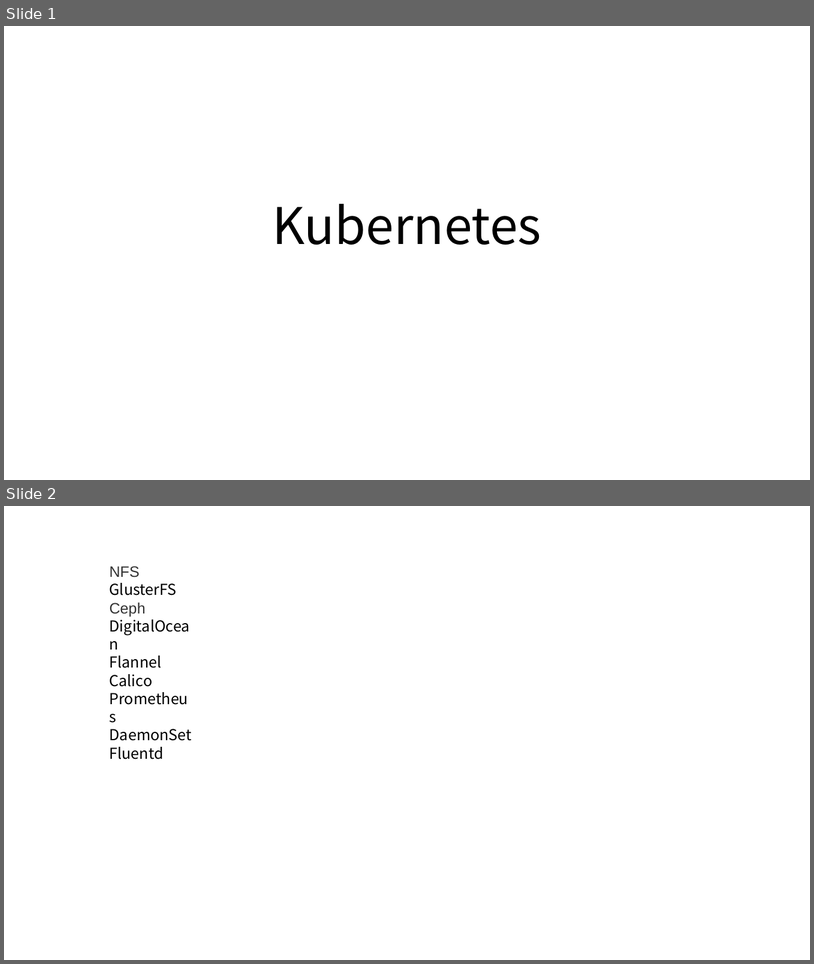
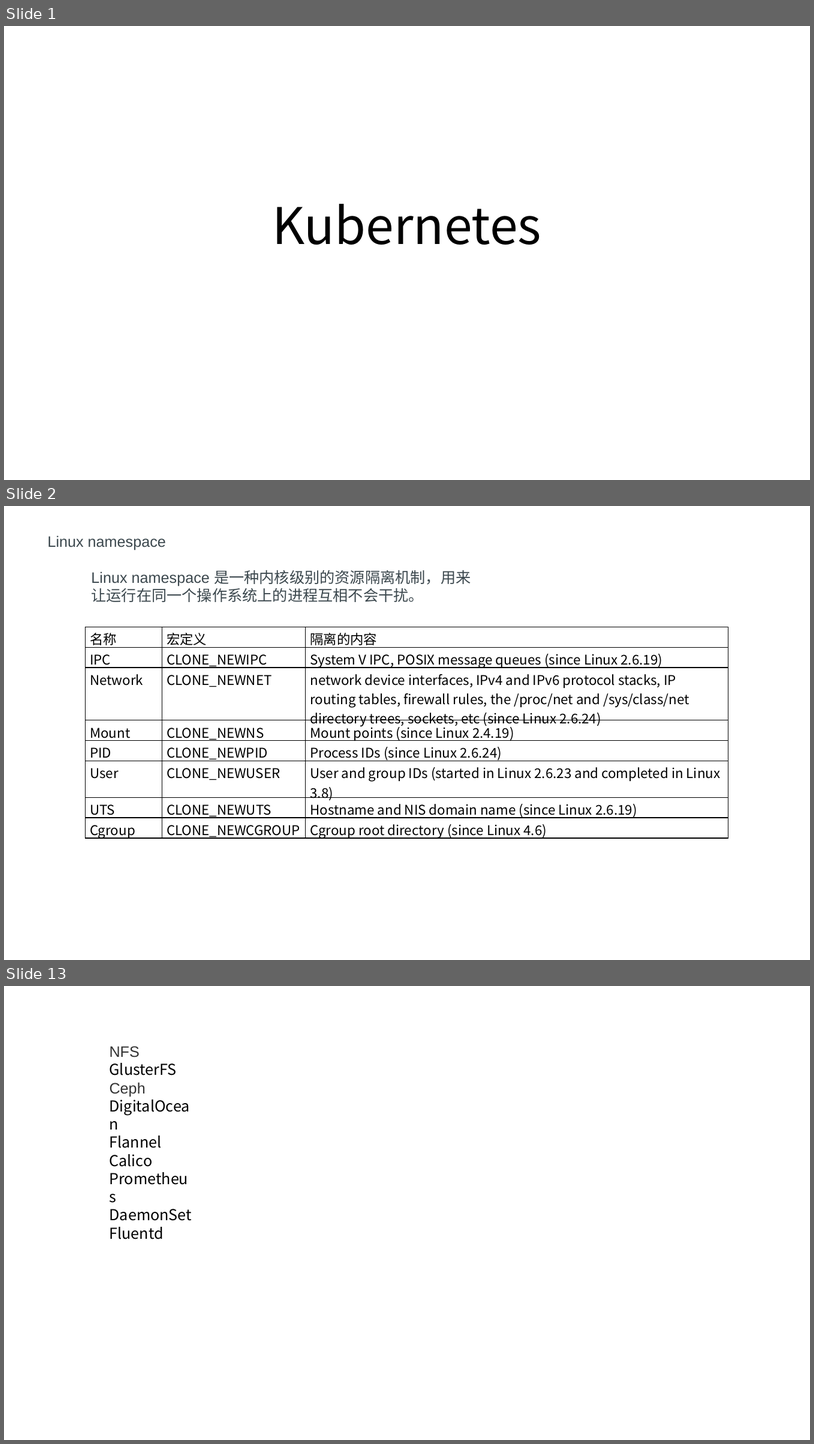
Before and after one commit to axzxs2001/Asp.NetCoreExperiment, a slide deck: Asp.NetCoreExperiment/kubernetes/kubernetes.pptx. Shown one above the other, each under a label of ours: slides 1 and 2 before the commit, slides 1, 2 and 13 after it; the slides between them are not shown. The pictures are 814x964 and 814x1444 pixels, drawn with LibreOffice and Linux fonts; fonts in the diff are those of the drawing. Boxes give left, top, right and bottom in pixels: in the first picture for what was removed or moved away, otherwise in the second. Text is boxed around its words. In the diff, an @@ line names an element or a change of style, - is before the commit and + after.

```diff
--- a/Asp.NetCoreExperiment/kubernetes/kubernetes.pptx
+++ b/Asp.NetCoreExperiment/kubernetes/kubernetes.pptx
@@ slide 2 added at [4, 506, 810, 960], background #FFFFFF @@
@@ text added at [48, 535, 166, 550], 18 pt, text #3C484E @@
+Linux namespace
@@ text added at [91, 570, 471, 602], 18 pt, text #3C484E @@
+Linux namespace 是一种内核级别的资源隔离机制，用来让运行在同一个操作系统上的进程互相不会干扰。
@@ table added at [85, 627, 729, 840], 8 rows, 3 columns @@
+名称 | 宏定义 | 隔离的内容
+IPC | CLONE_NEWIPC | System V IPC, POSIX message queues (since Linux 2.6.19)
+Network | CLONE_NEWNET | network device interfaces, IPv4 and IPv6 protocol stacks, IP routing tables, firewall rules, the /proc/net and /sys/class/net directory trees, sockets, etc (since Linux 2.6.24)
+Mount | CLONE_NEWNS | Mount points (since Linux 2.4.19)
+PID | CLONE_NEWPID | Process IDs (since Linux 2.6.24)
+User | CLONE_NEWUSER | User and group IDs (started in Linux 2.6.23 and completed in Linux 3.8)
+UTS | CLONE_NEWUTS | Hostname and NIS domain name (since Linux 2.6.19)
+Cgroup | CLONE_NEWCGROUP | Cgroup root directory (since Linux 4.6)
@@ what was slide 2 is now slide 13 @@
```
Also in this commit, not shown: 10 other slides added.
